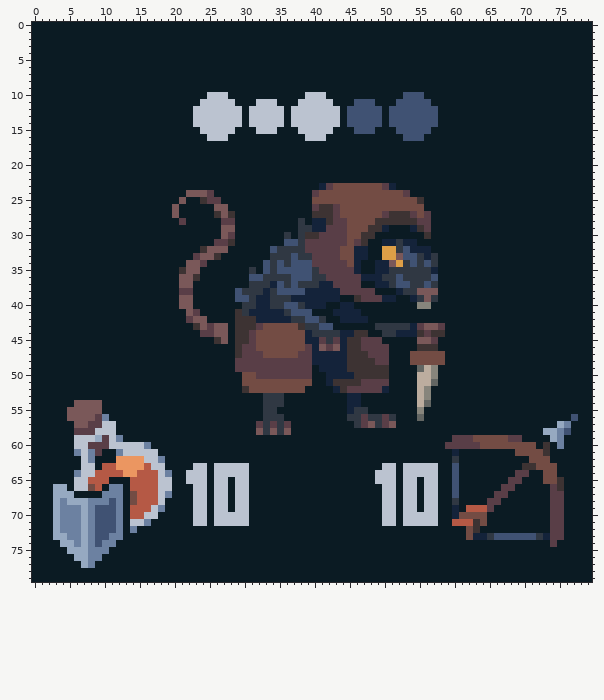
A pixel-art file gets an edit: Assets/Graphics/new map object UI.aseprite. Above is the file before it was changed.
80x80 pixels, 1 frame.
After the commit:
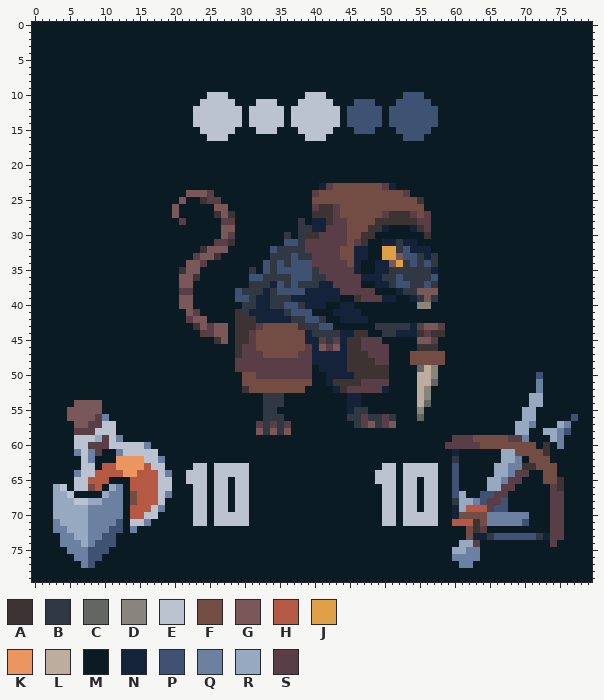
Palette (. is transparent): A #3d3333  B #303843  C #636663  D #87857c  E #bbc3d0  F #734c44  G #7a5859  H #b55945  J #de9f47  K #eb9661  L #bcad9f  M #0b1b23  N #14233a  P #405273  Q #6c81a1  R #96a9c1  S #593e47
Difference:
layer "Sword" now shown
Layers "shield Copy", "Sword":
y 50: x 72 M -> P
y 51..52: x 72 M -> Q
y 53..54: x 71..72 MM -> RR
y 55..56: x 70..71 MM -> RR
y 57: x 69..71 MMM -> RRQ
y 58: x 69..70 MM -> RR
y 59: x 70 M -> Q
y 61: x 67..68 MM -> RR
y 62: x 67..69 MMM -> RRQ
y 63: x 66..69 MMMM -> RRQQ
y 64: x 66..68 MMM -> RRQ
y 65: x 65..67 MMM -> RRQ
y 66: x 4 R -> E; x 11 Q -> R; x 65..66 MM -> RR
y 67: x 5 R -> E; x 10 Q -> R; x 61 M -> R; x 64..65 MM -> PP
y 68: x 4 Q -> R; x 6..9 RRQQ -> EERR; x 11 P -> Q; x 61..64 MMMM -> RRQP; x 67 M -> P
y 69: x 4..6 QQQ -> RRR; x 9..11 PPP -> QQQ; x 61 M -> R; x 66..67 MM -> PP
y 70: x 4..6 QQQ -> RRR; x 9..11 PPP -> QQQ; x 65..70 MMMMMM -> QQQQQQ
y 71: x 3..6 RQQQ -> QRRR; x 9..12 PPPQ -> QQQP; x 65..70 MMMMMM -> QQQQQP
y 72: x 3 R -> Q; x 5..6 QQ -> RR; x 9..10 PP -> QQ; x 12 Q -> P; x 64 M -> S
y 73: x 3..4 RR -> MQ; x 6 Q -> R; x 9 P -> Q; x 11..12 QQ -> PM
y 74: x 4..5 RR -> QQ; x 10..11 QQ -> PP; x 61..63 MMM -> RRS
y 75: x 5..10 RRRQQQ -> QQQPPP; x 60..63 MMMM -> RRQQ
y 76: x 6..9 RRQQ -> QQPP; x 60..63 MMMM -> QQQQ
y 77: x 7..8 RQ -> QP; x 61..62 MM -> QQ
Boxes around the changes in both pictures, in picture pixels (x1, y1, x2, y2):
changed: (452, 372, 543, 568)
changed: (53, 484, 123, 568)
